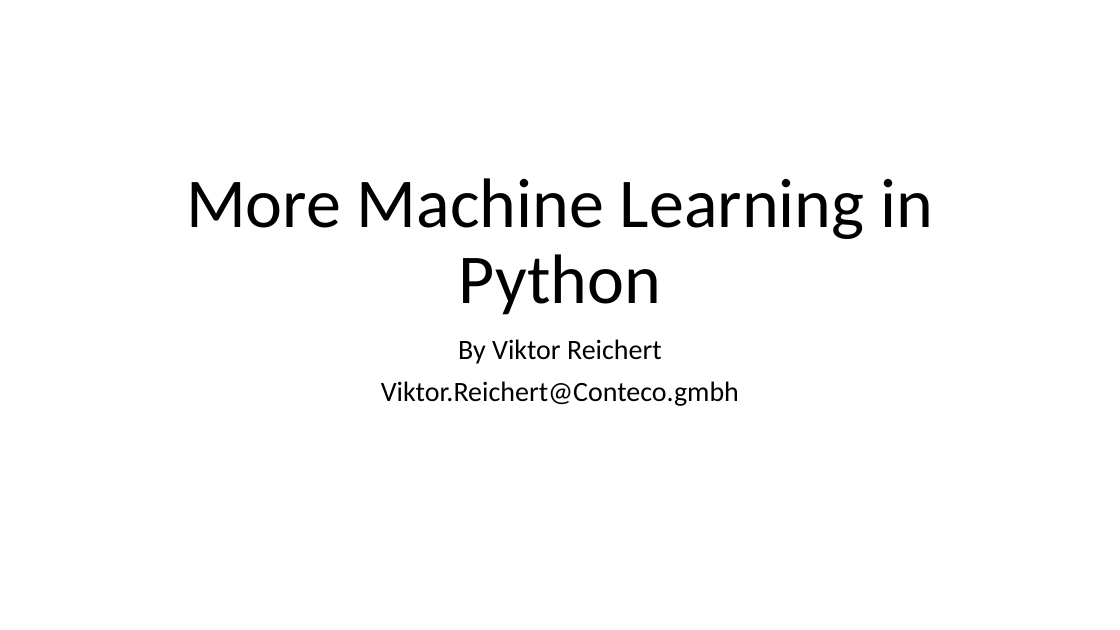
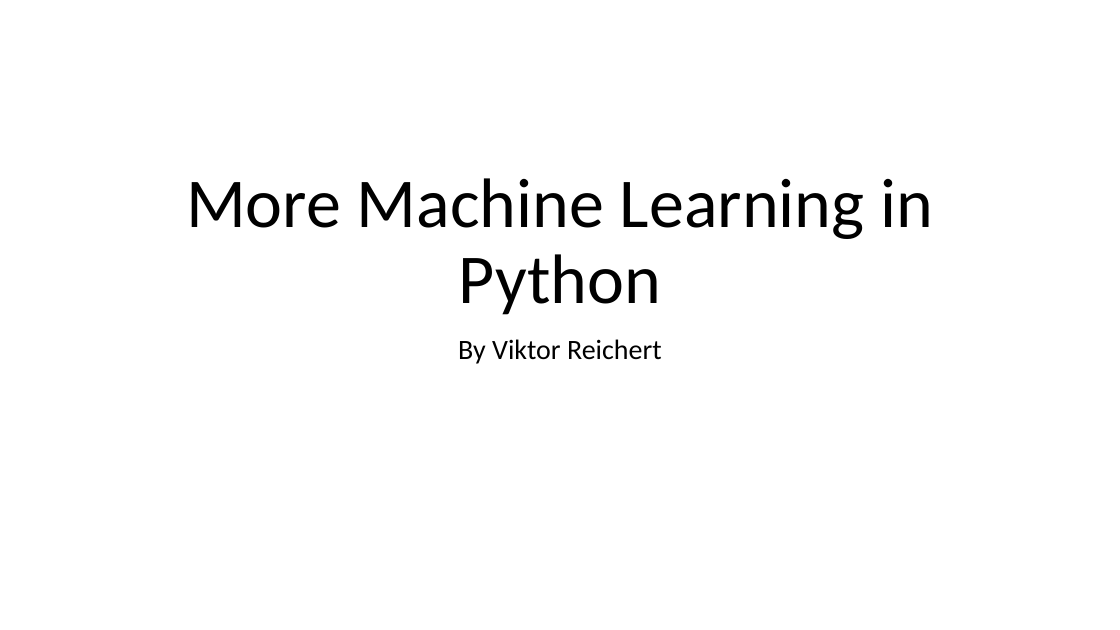
Before and after one commit to Nokix/powerpoints, a slide deck: slide 1 of More Machine Learning with Python.pptx. Drawn at 1120x630 pixels with LibreOffice and Linux fonts; fonts in the diff are those of the drawing. Boxes give left, top, right and bottom in pixels: in the first picture for what was removed or moved away, otherwise in the second. Text is boxed around its words. In the diff, an @@ line names an element or a change of style, - is before the commit and + after.

```diff
--- a/More Machine Learning with Python.pptx
+++ b/More Machine Learning with Python.pptx
@@ subtitle at box(381, 381, 739, 406): paragraph removed @@
-Viktor.Reichert@Conteco.gmbh
```
Also in this commit, not shown: 1 other slide changed, 2 slides added, 5 other files.
